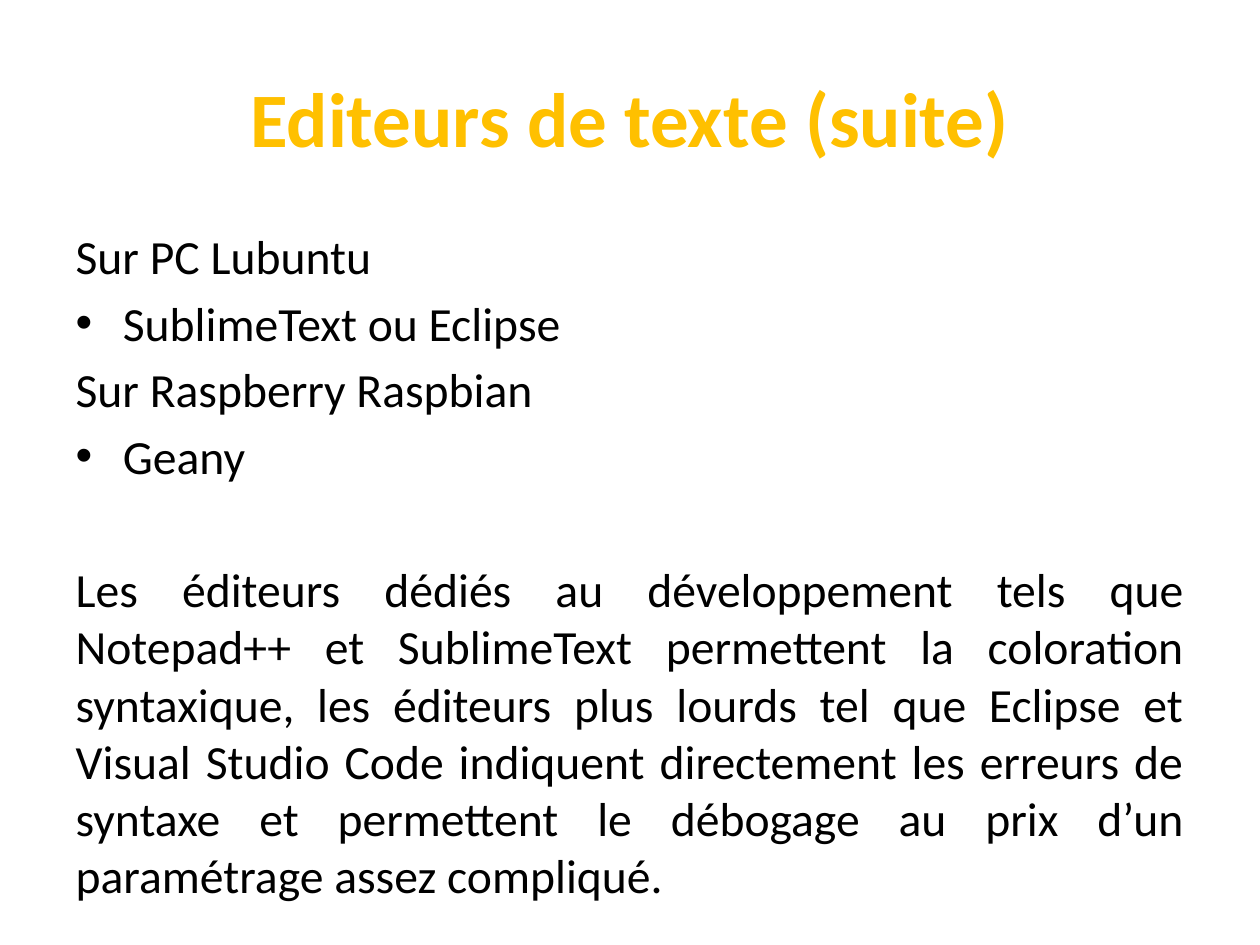
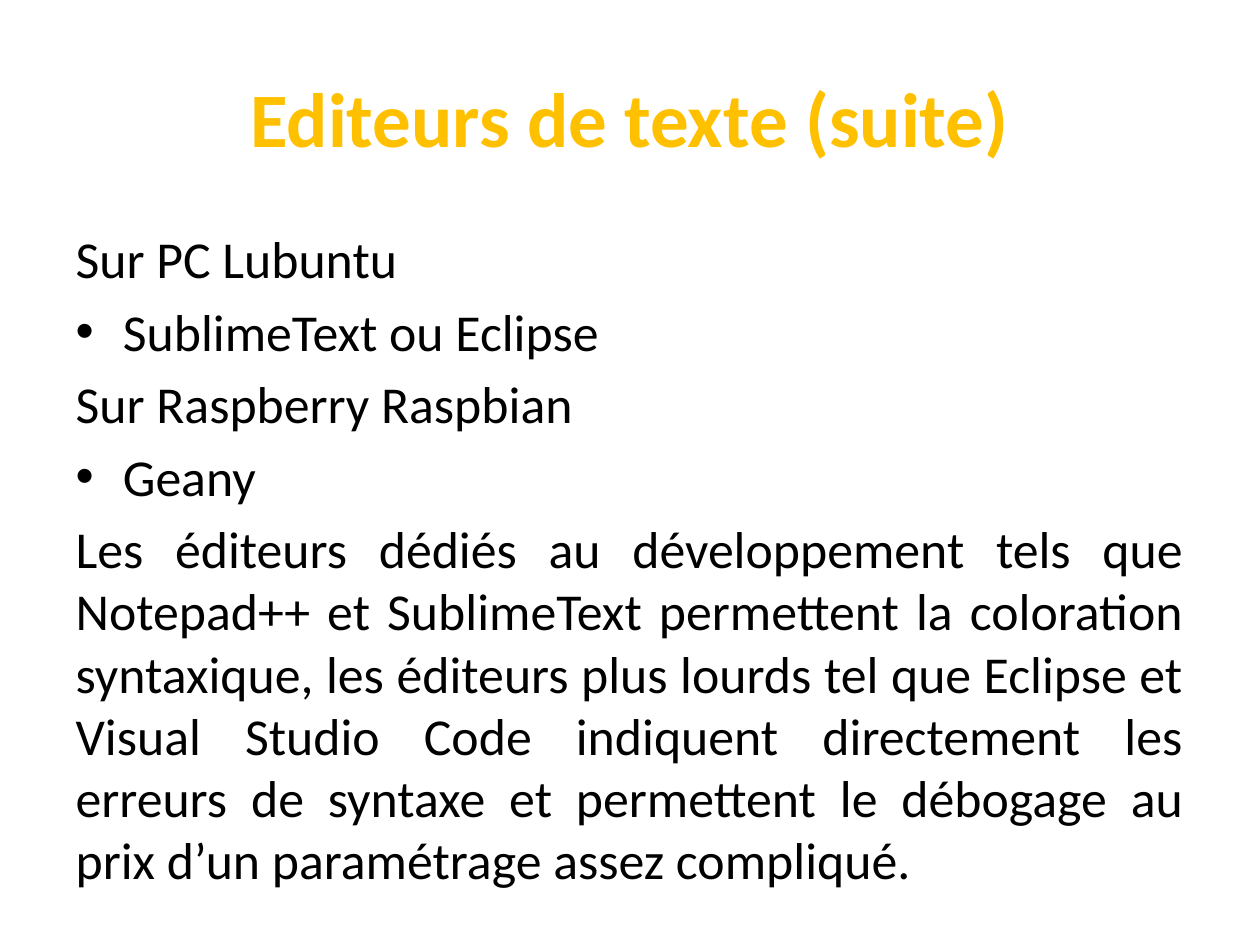
Before and after one commit to codeRoomMarseille/JavaScript_20180914, a slide deck: slide 5 of javascript.pptx. Drawn at 1260x945 pixels with LibreOffice and Linux fonts; fonts in the diff are those of the drawing. Boxes give left, top, right and bottom in pixels: in the first picture for what was removed or moved away, otherwise in the second. Text is boxed around its words. In the diff, an @@ line names an element or a change of style, - is before the commit and + after.

```diff
--- a/javascript.pptx
+++ b/javascript.pptx
@@ text "Sur PC Lubuntu" at (76, 242, 1183, 888): size 27.2 to 29.6 pt @@
```
Also in this commit, not shown: 11 other slides changed.
